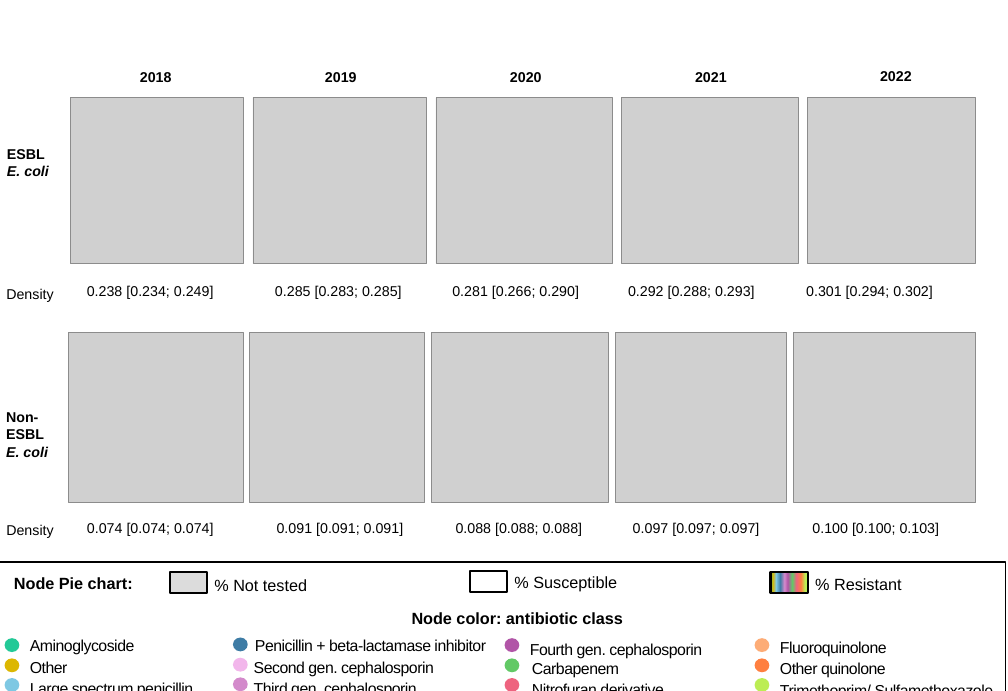
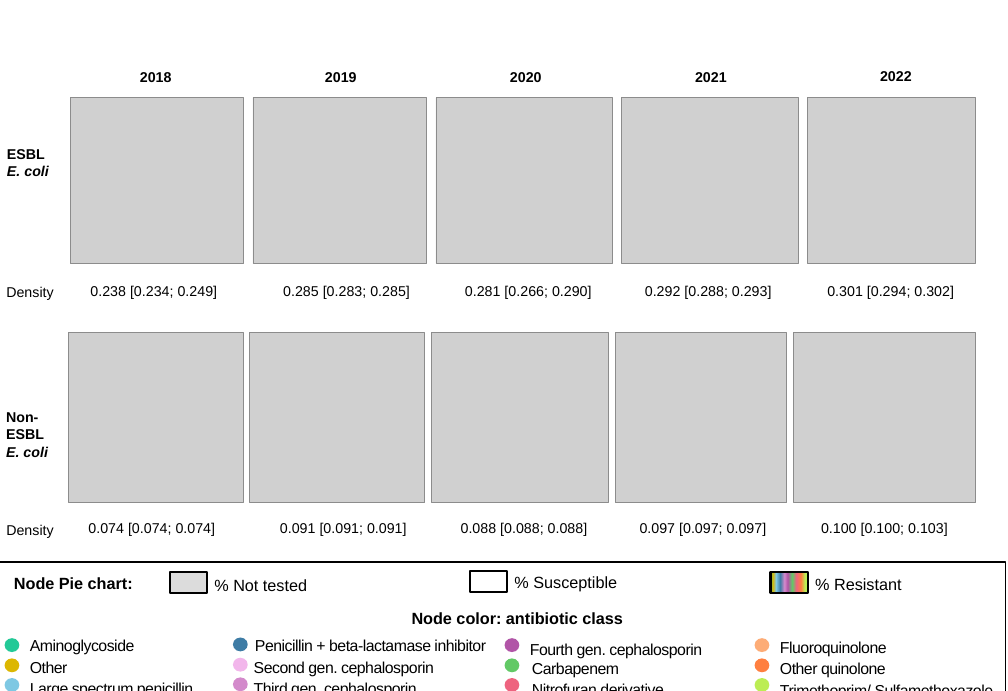
Before and after one commit to elisehodbert/exploring_MDR_patterns, a slide deck: slide 1 of figures/fig4.pptx. Drawn at 1008x691 pixels with LibreOffice and Linux fonts; fonts in the diff are those of the drawing; grey boxes stand for pictures; background and template pictures are left out. Boxes give left, top, right and bottom in pixels: in the first picture for what was removed or moved away, otherwise in the second. Text is boxed around its words. In the diff, an @@ line names an element or a change of style, - is before the commit and + after.

```diff
--- a/figures/fig4.pptx
+++ b/figures/fig4.pptx
@@ table: place and size @@
-table at box(0, 279, 959, 309)
+table at box(0, 279, 982, 309)
@@ table: place and size @@
-table at box(0, 517, 966, 547)
+table at box(0, 517, 976, 547)
```
Also in this commit, not shown: 1 slide added, 14 other files.
